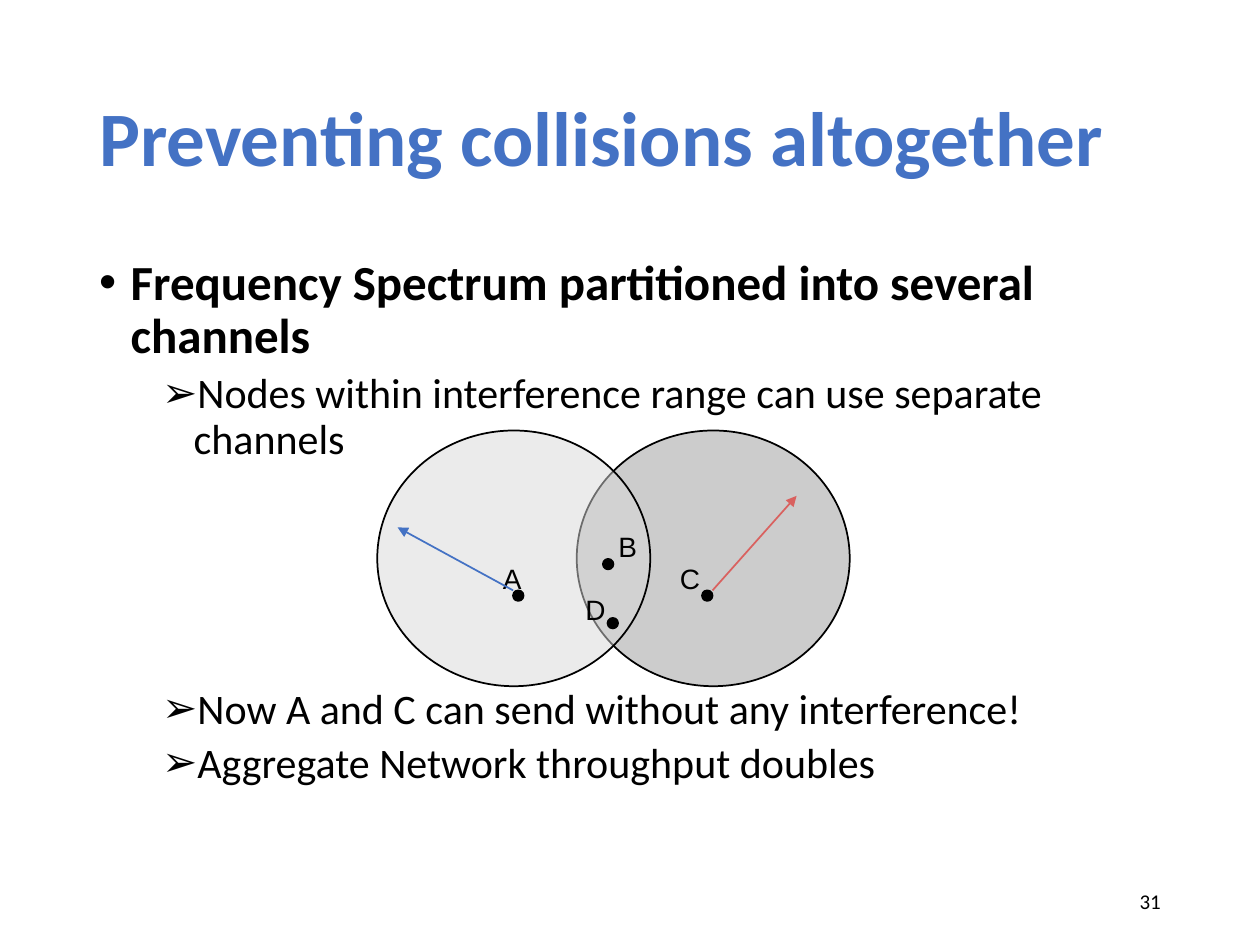
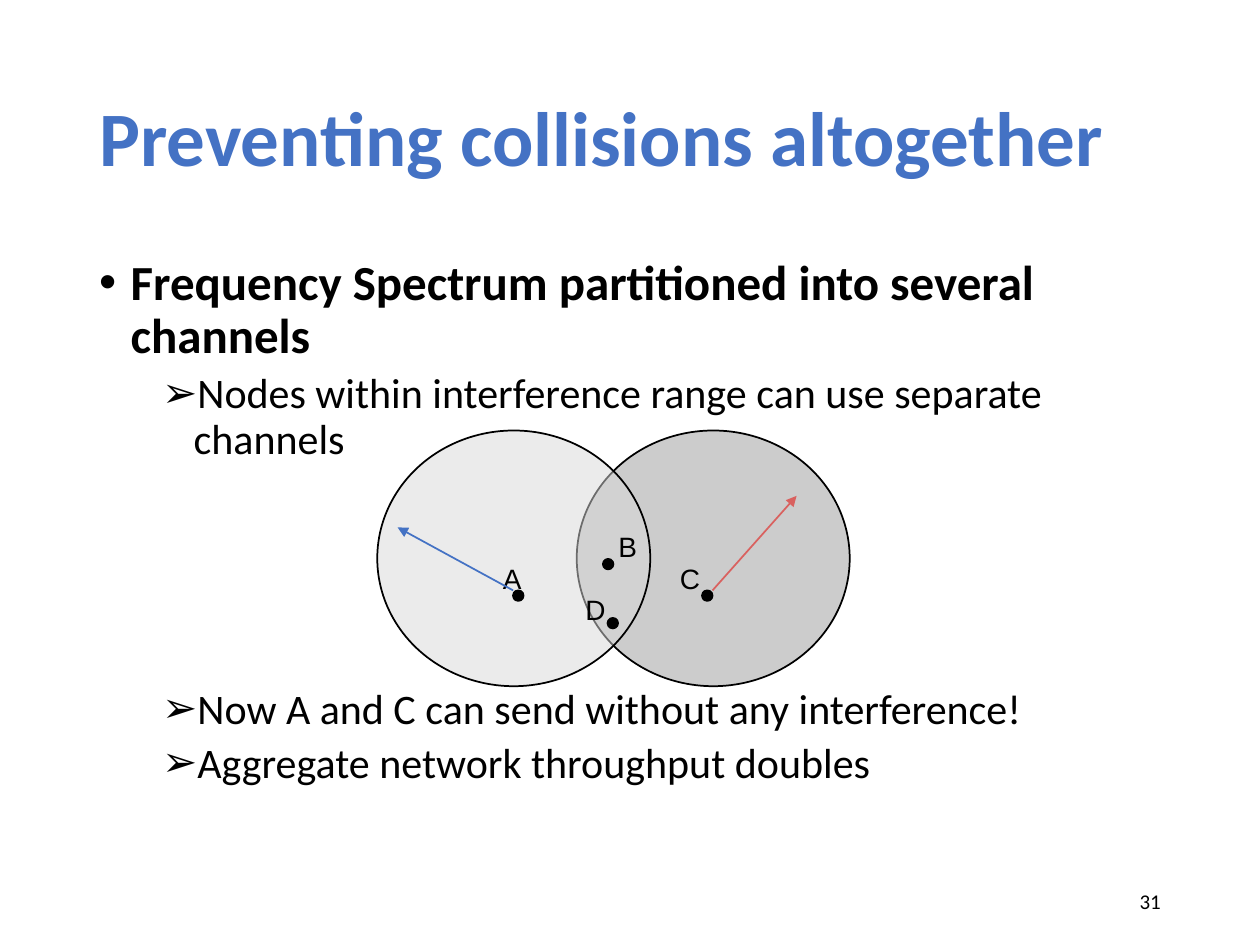
Before and after one commit to xinjin/course-net, a slide deck: slide 31 of slides/lec19_wireless.pptx. Drawn at 1260x945 pixels with LibreOffice and Linux fonts; fonts in the diff are those of the drawing. Boxes give left, top, right and bottom in pixels: in the first picture for what was removed or moved away, otherwise in the second. Text is boxed around its words. In the diff, an @@ line names an element or a change of style, - is before the commit and + after.

```diff
--- a/slides/lec19_wireless.pptx
+++ b/slides/lec19_wireless.pptx
@@ text at (197,748,870,786): text changed @@
-  ➢ Aggregate Network throughput doubles
+  ➢ Aggregate network throughput doubles
```
Also in this commit, not shown: 2 other slides changed, 3 other files.
